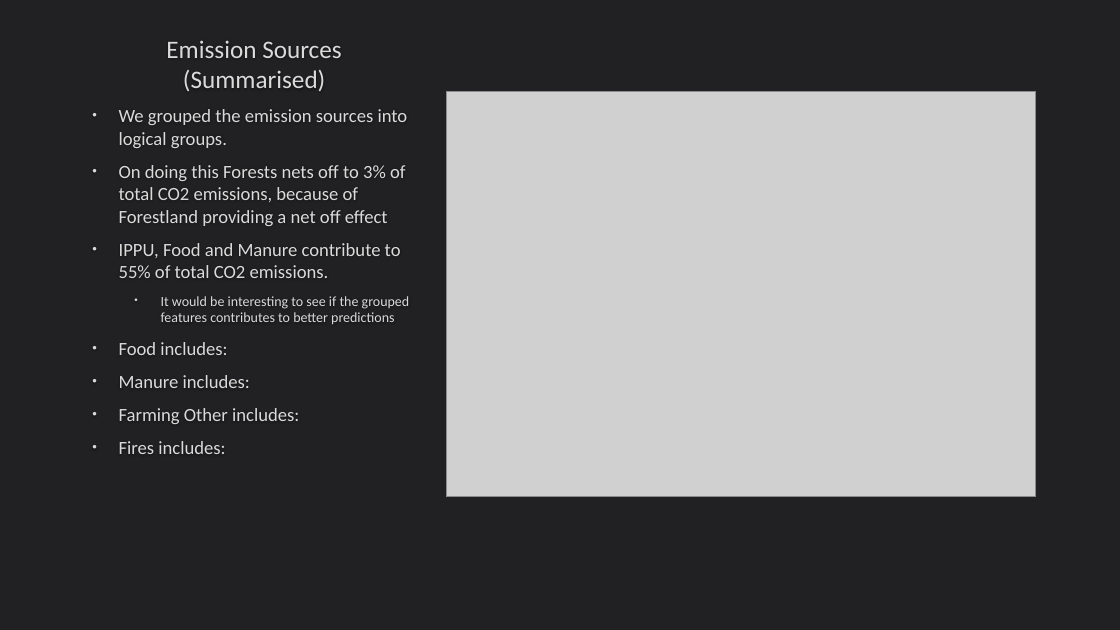
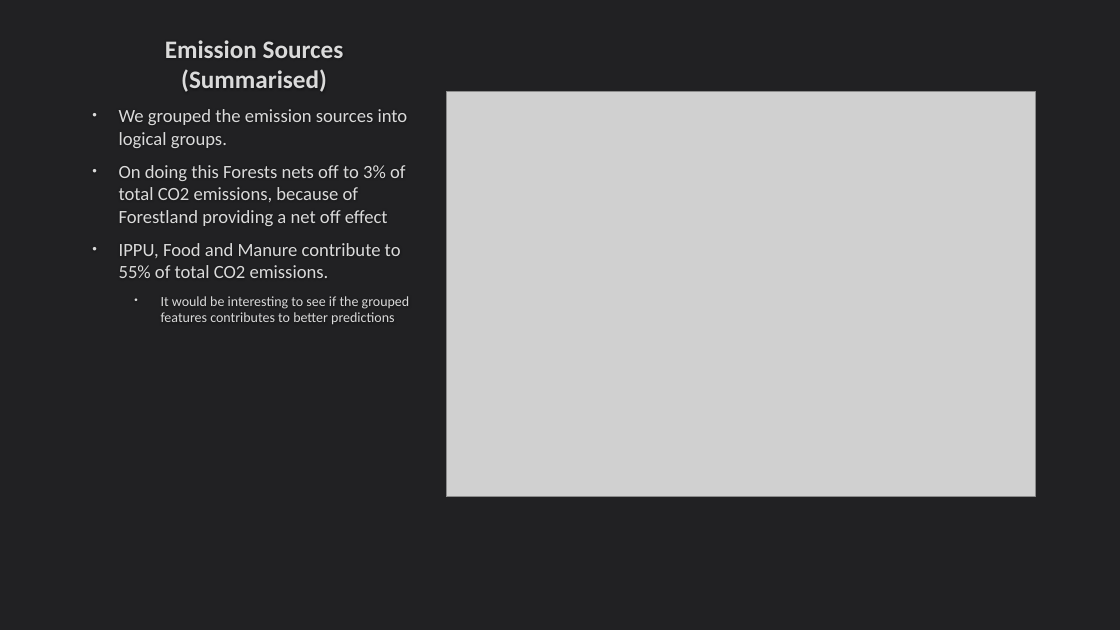
Before and after one commit to DavidFHarrison/2403PTDS_Regression_DH, a slide deck: slide 13 of Regression Project – PTDS 2403.pptx (slide 11 before the commit). Drawn at 1120x630 pixels with LibreOffice and Linux fonts; fonts in the diff are those of the drawing; grey boxes stand for pictures. Boxes give left, top, right and bottom in pixels: in the first picture for what was removed or moved away, otherwise in the second. Text is boxed around its words. In the diff, an @@ line names an element or a change of style, - is before the commit and + after.

```diff
--- a/Regression Project – PTDS 2403.pptx
+++ b/Regression Project – PTDS 2403.pptx
@@ title "Emission Sources (Summarised)" at <box>165,40,344,92</box>: bold on @@
@@ text at <box>119,342,299,454</box>: paragraphs removed @@
-• Food includes:
-• Manure includes:
-• Farming Other includes:
-• Fires includes:
```
Also in this commit, not shown: 8 other slides changed, 11 slides added, 4 other files.
